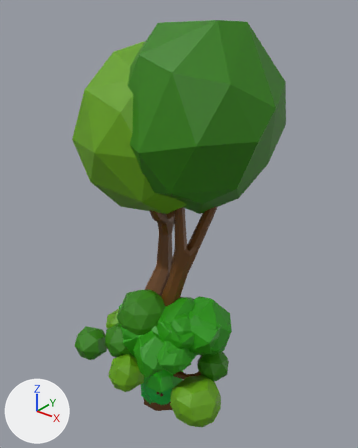
Two versions of the Blender file Assets/NatureModelsPack/AllInOneTrees.blend, one commit apart.
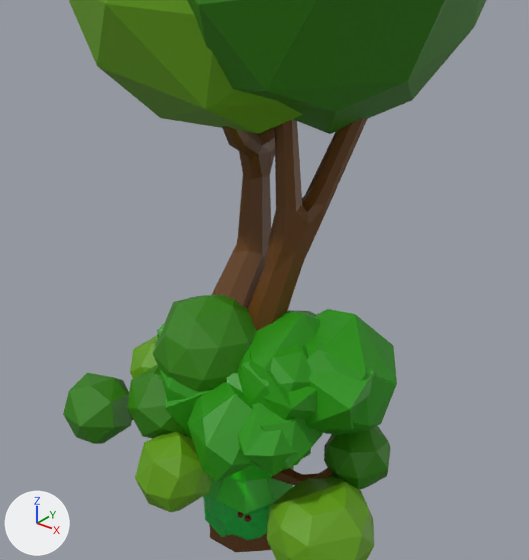
There are two pictures of each version: one whole from a camera (50 mm lens) standing at (11.36, -12.96, 16.95) and looking at (-0.21, 1.51, 7.98), one close up on the part from 13% to 82% of the width and 34% to 93% of the height. The axes (+X, +Y, +Z) are drawn at lower left. The lights are the same throughout. The same objects are shown in both versions, whatever each file hides.

Objects in the first close-up: 'Bush3', 'Tree10', 'Tree11', 'Tree14', 'Tree15', 'Tree16', 'Tree17', 'Tree18', 'Tree2', 'Tree20'.
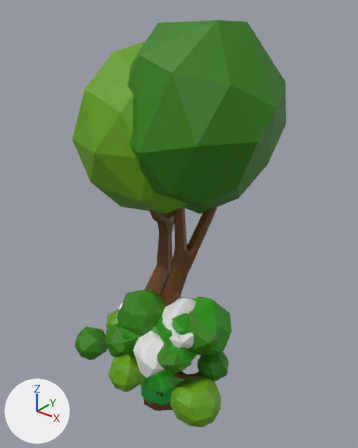
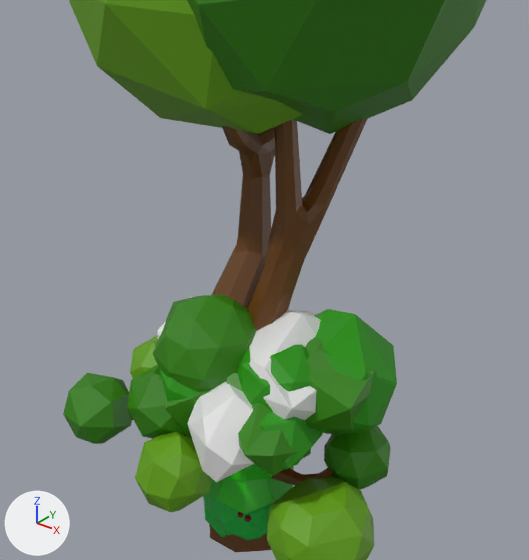
Changed parts and their boxes [x1, y1, x2, y2] in the close-ups (529 x 560 px):
part 1 of me_tree17, recoloured (green to white)
    both: [157, 297, 321, 482]

The change, as a list of edits to the scene's bpy script:
```text
Change me_tree17:
    where me_tree17.from_pydata(...)  # 345 vertices, 428 faces; spans x -1.92..2.1, y -1.9..1.64, z -0.27..5.23
    used by ob_tree17; location = (0.0, 0.0, 0.0)
    remove me_tree17.materials.append(mat_material_010)  # brown #64490c
    me_tree17 part 1: all 142 faces that had it switch from mat_material_009 (green #269500) to no material
```
